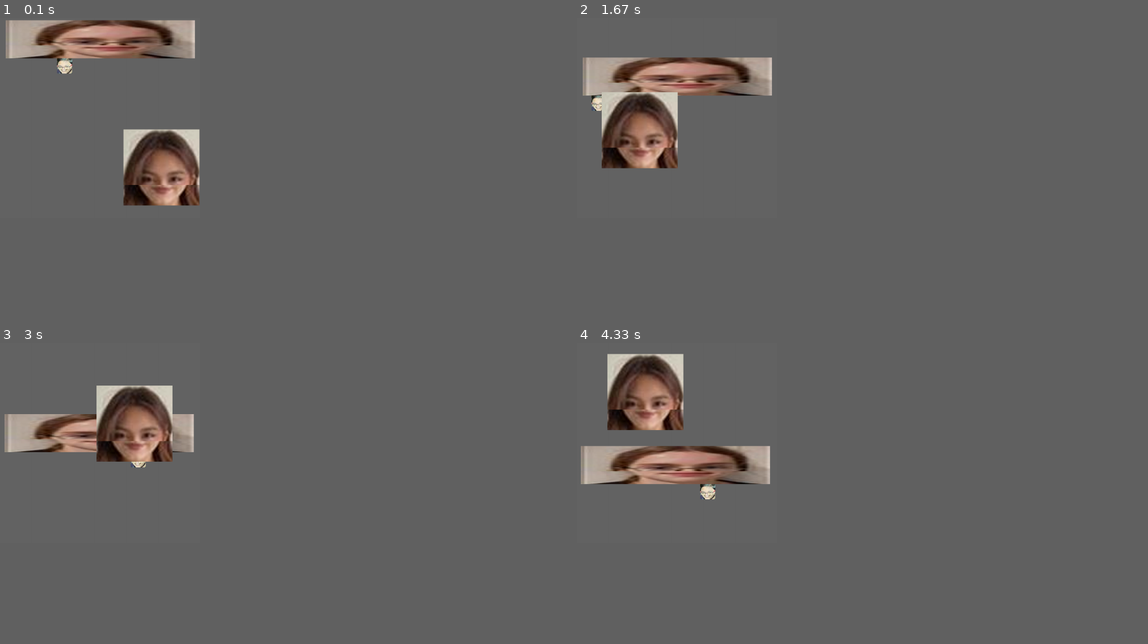
Above: before the commit, frames 1-4 (two rows, left to right).
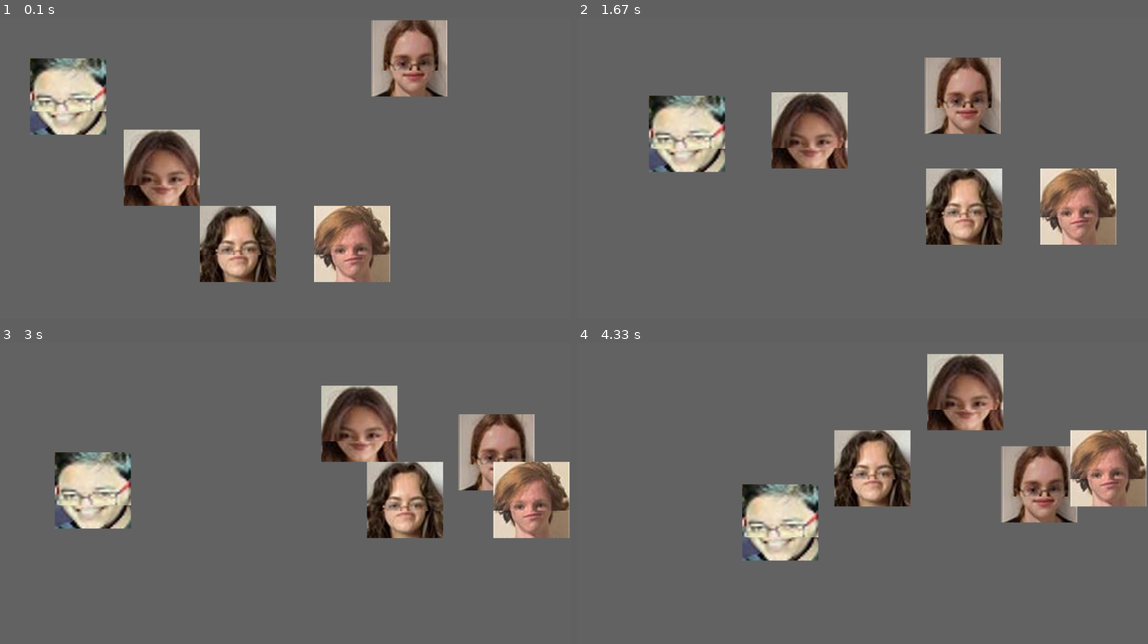
Above: after the commit, the same moments.

Repository: Fizzchimp/PyGame-Test
Game: pygame game, started from main.py
The game is run twice, just before and just after one commit, with the same random seed, the same clock (stepped at 60 frames per second) and the same inputs.
Inputs:
- Up to frame 1 (0.1 s): no input
- Up to frame 2 (1.67 s): no input
- Up to frame 3 (3 s): no input
- Up to frame 4 (4.33 s): no input
In our replay, the window is 315x315 before the commit and 900x480 after it. These sizes can differ from the game's own. Grey fills any space a smaller window leaves; there, only what the larger window draws over its background counts as a difference.

The runs differ from the first frame. In frame 1, 17% of the frame differs, in the area x 1-79%, y 0-88%; in frame 2, 23%; in frame 3, 21%; in frame 4, 24%, in the area x 0-100%, y 3-73%.

Commit message:
hell on earth

Diff:
--- a/main.py
+++ b/main.py
@@ -11,9 +11,11 @@
         self.screenDims = (WIDTH, HEIGHT)
         self.point = self.pos = [WIDTH / 2, HEIGHT / 2]
         self.lines = []
-        self.boxes = [Box([498,100], [10, 0], [-1, 0.25], "03_sopie.png"),
-                      Box([40, 40], [100, 100], [2, 0.25], "01_krish.png"),
-                      Box([200, 200], [300, 300], [1, -0.25], "04_hana.png")]
+        self.boxes = [Box([200,200], [1000, 0], [-1, 0.25], "03_sopie.png"),
+                      Box([200, 200], [100, 100], [1, 0.25], "01_krish.png"),
+                      Box([200, 200], [300, 300], [1, -0.25], "04_hana.png"),
+                      Box([200, 200], [500, 500], [1, -0.25], "05_ella.png"),
+                      Box([200, 200], [800, 500], [1, -0.25], "06_rob.png")]
         pygame.display.set_icon(self.boxes[0].image)
 
 
@@ -27,15 +29,21 @@
             box.pos[0] += box.momtm[0]
             box.pos[1] += box.momtm[1]
             self.screen.blit(box.image, (box.pos[0], box.pos[1]))
+            box.move(box.pos)
+            #pygame.draw.rect(self.screen, (10, 10, 10), box.colRect)
             self.colDetect(box)
 
         pygame.display.flip()
 
     def colDetect(self, object):
+        for box2 in self.boxes:
+            if object.colRect.colliderect(box2.colRect) and object.colRect != box2.colRect:
+                object.momtm[0]  *= -1
+
         if object.pos[0] == self.screenDims[0] - object.dims[0] or object.pos[0] == 0:
             object.momtm[0] *= -1
-            #for box2 in self.boxes():
-             #   if object.pos ==
+
+
         if object.pos[1] == self.screenDims[1] - object.dims[1] or object.pos[1] == 0:
             object.momtm[1] *= -1
             #self.lineDraw(self.pos)
@@ -45,14 +53,14 @@
         self.point = point
 
 
-world = World(526, 526)
+world = World(1500, 800)
+
 while world.running:
     for event in pygame.event.get():
         if event.type == pygame.QUIT:
             world.running = False
 
     world.scrUpdate()
-
     pygame.time.wait(4)
 
 pygame.quit()
--- a/objects.py
+++ b/objects.py
@@ -7,3 +7,6 @@
         self.pos = pos
         self.momtm = momtm
         self.colRect = pygame.Rect(pos, dims)
+
+    def move(self, pos):
+        self.colRect = pygame.Rect(self.pos, self.dims)
Binary file added: 05_ella.png
Binary file added: 06_rob.png
